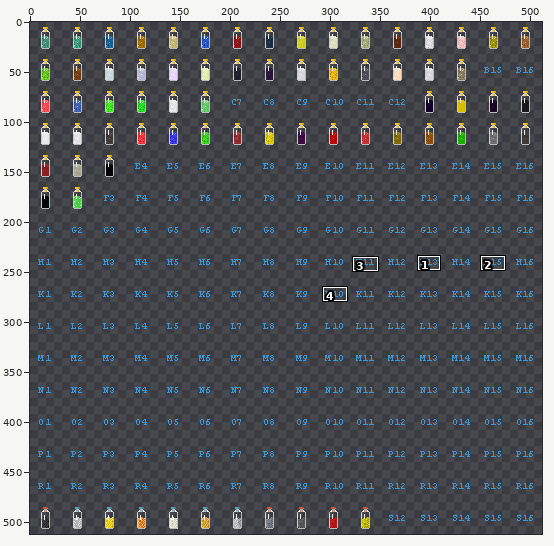
One commit to this sprite sheet: textures/metaitems/dustssmall.png. Above: a wide view before the commit, with the close-up outlined.
Close-up. As it was:
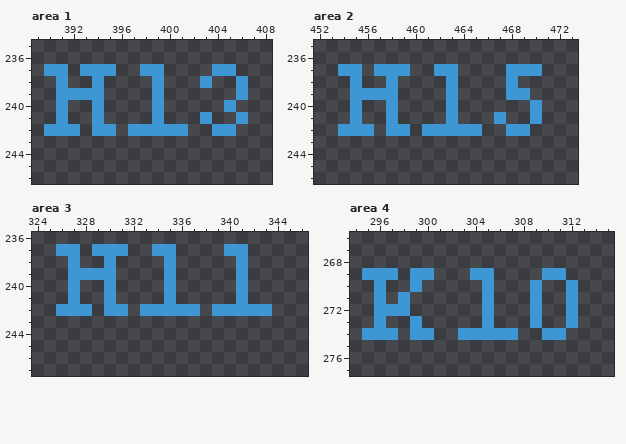
The file is 512x512 pixels. Pixels under 10% opacity are left out. Colours within 5 levels of each other are drawn and written as one. Shown: area 1: x 389..408, y 235..246; area 2: x 452..473, y 235..246; area 3: x 324..346, y 236..247; area 4: x 294..315, y 266..277. The commit also changed other parts of the picture, which this record leaves out.
And afterwards:
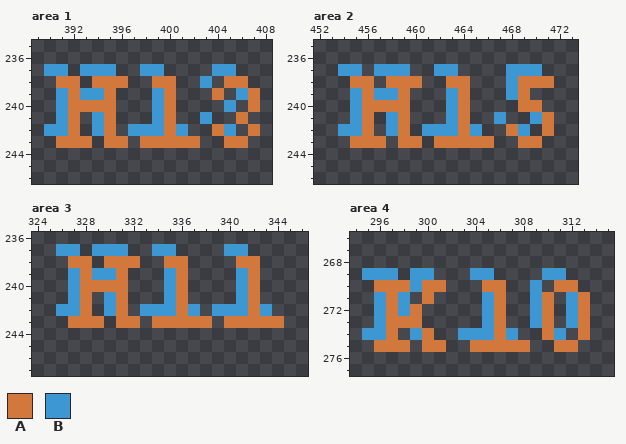
Palette (. is transparent): A #d2783d  B #3d97d2
What changed:
Area 1:
y 238: x 391..392 B. -> AA; x 394..396 B.. -> AAA; x 399..400 B. -> AA; x 405..406 .B -> AA
y 239: x 392 B -> A; x 395 . -> A; x 400 . -> A; x 404 . -> A; x 407 . -> A
y 240: x 392..395 ..B. -> AAAA; x 400 . -> A; x 407 . -> A
y 241: x 392 . -> A; x 395 . -> A; x 400 . -> A; x 406 B -> A
y 242: x 392 B -> A; x 395 B -> A; x 400 B -> A; x 404 B -> A; x 407 . -> A
y 243: x 391..393 ... -> AAA; x 395..396 .. -> AA; x 398..402 ..... -> AAAAA; x 405..406 .. -> AA
Area 2:
y 238: x 455..456 B. -> AA; x 458..460 B.. -> AAA; x 463..464 B. -> AA; x 469..471 ... -> AAA
y 239: x 456 B -> A; x 459 . -> A; x 464 . -> A; x 469 B -> A
y 240: x 456..459 ..B. -> AAAA; x 464 . -> A; x 469..470 .B -> AA
y 241: x 456 . -> A; x 459 . -> A; x 464 . -> A; x 471 . -> A
y 242: x 456 B -> A; x 459 B -> A; x 464 B -> A; x 468 B -> A; x 471 . -> A
y 243: x 455..457 ... -> AAA; x 459..460 .. -> AA; x 462..466 ..... -> AAAAA; x 469..470 .. -> AA
Area 3:
y 238: x 327..328 B. -> AA; x 330..332 B.. -> AAA; x 335..336 B. -> AA; x 341..342 B. -> AA
y 239: x 328 B -> A; x 331 . -> A; x 336 . -> A; x 342 . -> A
y 240: x 328..331 ..B. -> AAAA; x 336 . -> A; x 342 . -> A
y 241: x 328 . -> A; x 331 . -> A; x 336 . -> A; x 342 . -> A
y 242: x 328 B -> A; x 331 B -> A; x 336 B -> A; x 342 B -> A
y 243: x 327..329 ... -> AAA; x 331..332 .. -> AA; x 334..338 ..... -> AAAAA; x 340..344 ..... -> AAAAA
Area 4:
y 270: x 296..298 B.. -> AAA; x 300..301 .. -> AA; x 305..306 B. -> AA; x 311..312 .B -> AA
y 271: x 297 . -> A; x 300 . -> A; x 306 . -> A; x 310 . -> A; x 313 . -> A
y 272: x 297 B -> A; x 299 . -> A; x 306 . -> A; x 310 . -> A; x 313 . -> A
y 273: x 297..299 ..B -> AAA; x 306 . -> A; x 310 . -> A; x 313 . -> A
y 274: x 297 B -> A; x 300 B -> A; x 306 B -> A; x 310 B -> A; x 313 . -> A
y 275: x 296..298 ... -> AAA; x 300..301 .. -> AA; x 304..308 ..... -> AAAAA; x 311..312 .. -> AA
Where, in picture pixels (left, top, right, bottom), the same in both close-ups:
changed: (56, 76, 260, 148)
changed: (350, 76, 554, 148)
changed: (68, 256, 284, 328)
changed: (374, 280, 590, 352)
